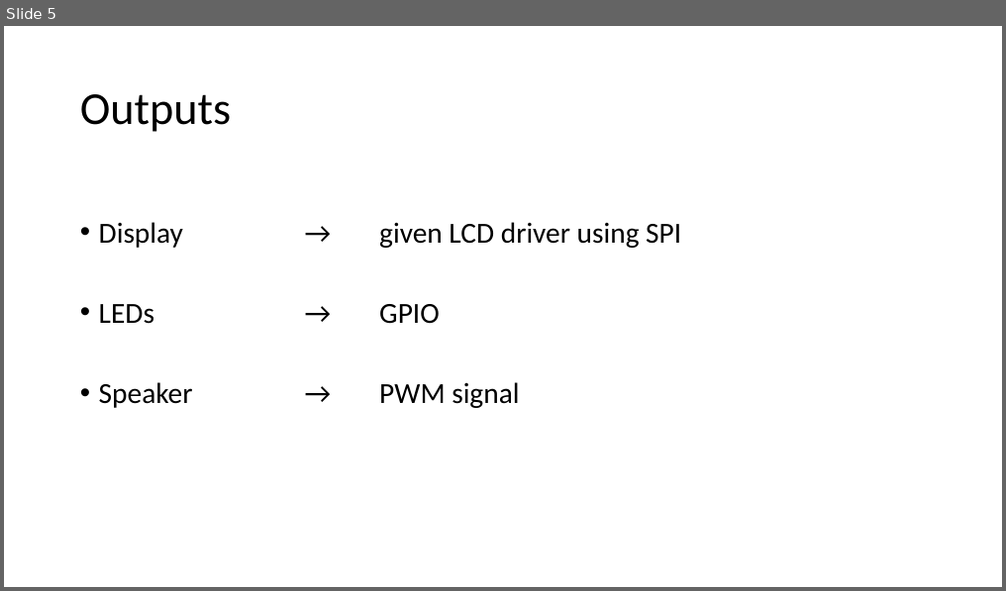
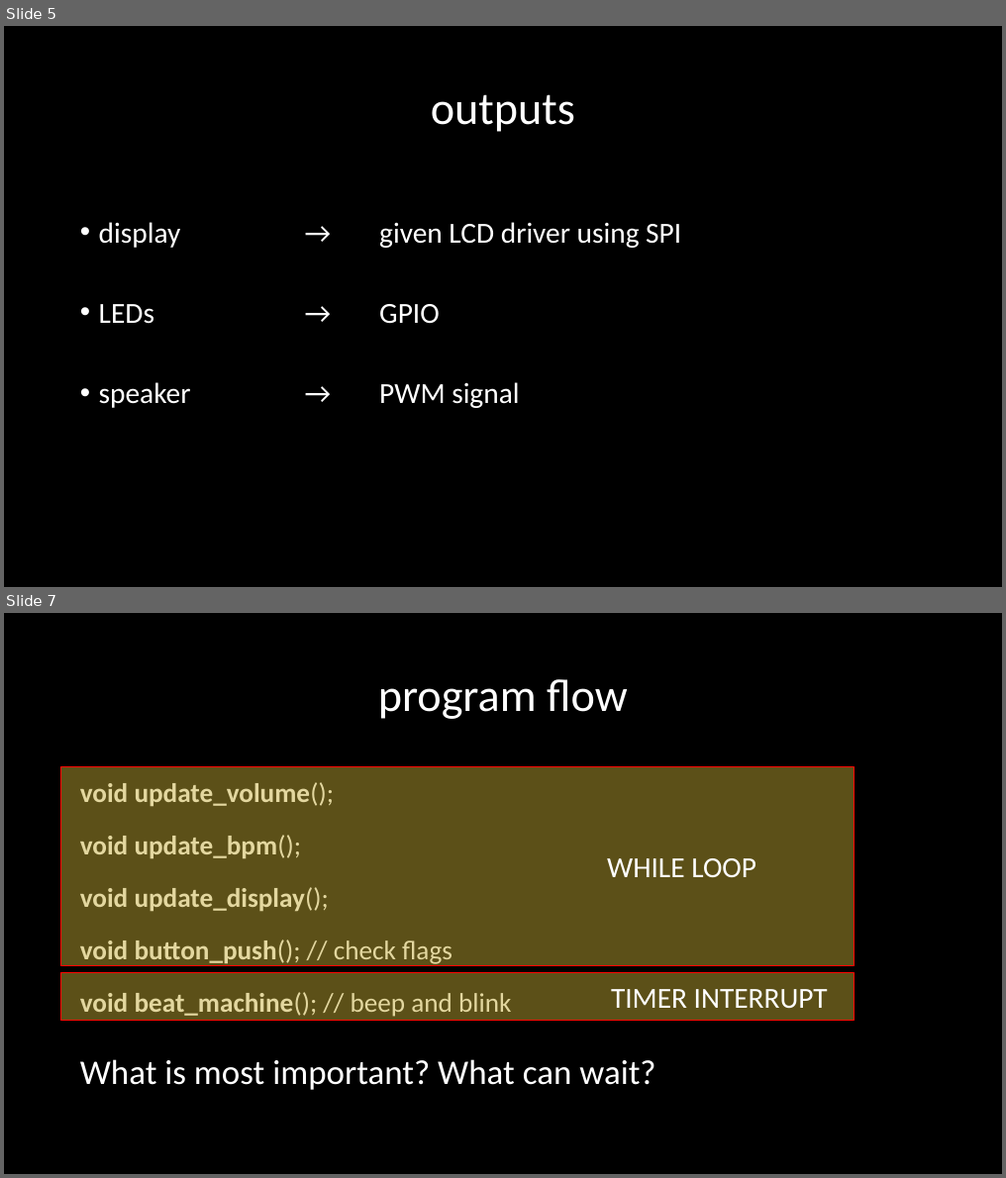
Before and after one commit to sevasch/STM32_metronome, a slide deck: presentation.pptx. Shown one above the other, each under a label of ours: slide 5 before the commit, slides 5 and 7 after it; the slides between them are not shown. The pictures are 1006x591 and 1006x1178 pixels, drawn with LibreOffice and Linux fonts; fonts in the diff are those of the drawing. Boxes give left, top, right and bottom in pixels: in the first picture for what was removed or moved away, otherwise in the second. Text is boxed around its words. In the diff, an @@ line names an element or a change of style, - is before the commit and + after.

```diff
--- a/presentation.pptx
+++ b/presentation.pptx
@@ slide 7 added at bbox=[4, 613, 1002, 1174], background #000000 @@
@@ title added at bbox=[378, 679, 628, 719], 44 pt, text #FFFFFF @@
+program flow
@@ rectangle added at bbox=[60, 766, 853, 966], fill #C4AB35 at 47% opacity, outline #FF0000 1 pt, 28 pt, text #FFFFFF @@
+WHILE LOOP
@@ text added at bbox=[80, 782, 655, 1090], 25.9 pt, text #FFFFFF, bold @@
+void update_volume();
+void update_bpm();
+void update_display();
+void button_push(); // check flags
+void beat_machine(); // beep and blink
+What is most important? What can wait?
@@ rectangle added at bbox=[60, 973, 853, 1020], fill #C4AB35 at 47% opacity, outline #FF0000 1 pt, 28 pt, text #FFFFFF @@
+TIMER INTERRUPT
@@ slide 5 changed as well @@
@@ background #FFFFFF to #000000 @@
@@ title at bbox=[431, 94, 575, 132]: text changed; text colour #000000 to #FFFFFF @@
-Outputs
+outputs
@@ text at bbox=[99, 222, 681, 248]: text changed; text colour #000000 to #FFFFFF @@
-• Display → given LCD driver using SPI
+• display → given LCD driver using SPI
@@ text at bbox=[99, 304, 440, 324]: text colour #000000 to #FFFFFF in "LEDs → GPIO" @@
@@ text at bbox=[99, 382, 519, 408]: text changed; text colour #000000 to #FFFFFF @@
-• Speaker → PWM signal
+• speaker → PWM signal
```
Also in this commit, not shown: 3 other slides changed, 8 other slides added, 3 slides removed.
